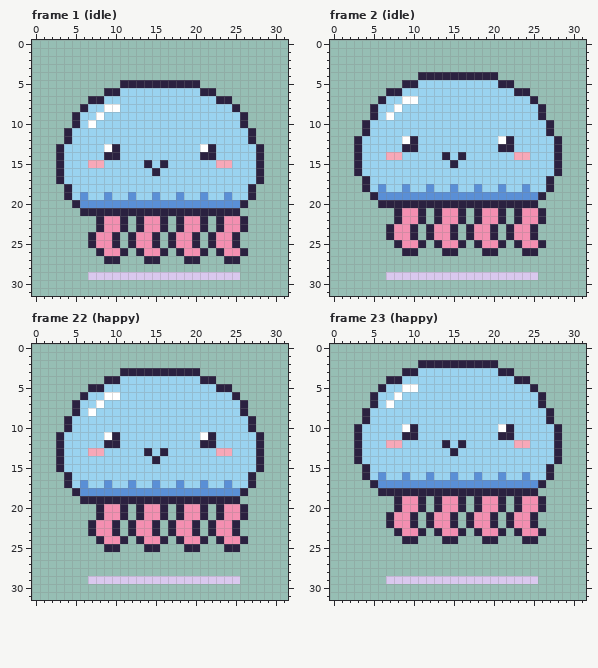
Pixel-art file, stored at art/characters/ocean/jellop.aseprite. Above: the version before the commit.
32x32 pixels, 28 frames. Shown: frame 1 (idle), frame 2 (idle), frame 22 (happy), frame 23 (happy). The commit also changed other frames, which this record leaves out.
And afterwards:
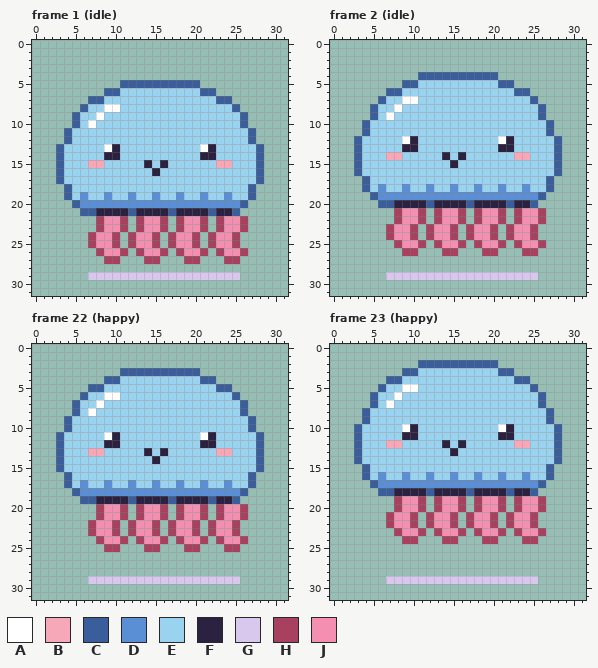
Palette (. is transparent): A #ffffff  B #f7a8b8  C #3a5d9c  D #5a8fd6  E #9ad3f0  F #2b2140  G #d9c8ee  H #a8405f  J #f48fb1
The exact change:
Changed rows in their new state; - is an unchanged pixel.
Frame 1 (idle), layer "pet":
first column x 3:
 5 --------CCCCCCCCCC--------
 6 ------CC----------CC------
 7 ----CC--------------CC----
 8 ---C------------------C---
 9 --C--------------------C--
10 --C--------------------C--
11 -C----------------------C-
12 -C----------------------C-
13 C------------------------C
14 C------------------------C
15 C------------------------C
16 C------------------------C
17 C------------------------C
18 -C----------------------C-
19 -C----------------------C-
20 --C--------------------C--
21 ---CC----C----C----C--C---
22 -----H--H-H--H-H--H-H--H--
23 -----H--H-H--H-H--H-H--H--
24 ----H--H-H--H-H--H-H--H---
25 ----H--H-H--H-H--H-H--H---
26 -----H--H-H--H-H--H-H--H--
27 ------HH---HH---HH---HH---
Frame 2 (idle), layer "pet":
first column x 3:
 4 --------CCCCCCCCCC--------
 5 ------CC----------CC------
 6 ----CC--------------CC----
 7 ---C------------------C---
 8 --C--------------------C--
 9 --C--------------------C--
10 -C----------------------C-
11 -C----------------------C-
12 C------------------------C
13 C------------------------C
14 C------------------------C
15 C------------------------C
16 C------------------------C
17 -C----------------------C-
18 -C----------------------C-
19 --C--------------------C--
20 ---CC----C----C----C--C---
21 -----H--H-H--H-H--H-H--H--
22 -----H--H-H--H-H--H-H--H--
23 ----H--H-H--H-H--H-H--H---
24 ----H--H-H--H-H--H-H--H---
25 -----H--H-H--H-H--H-H--H--
26 ------HH---HH---HH---HH---
Frame 22 (happy), layer "pet":
first column x 3:
 3 --------CCCCCCCCCC--------
 4 ------CC----------CC------
 5 ----CC--------------CC----
 6 ---C------------------C---
 7 --C--------------------C--
 8 --C--------------------C--
 9 -C----------------------C-
10 -C----------------------C-
11 C------------------------C
12 C------------------------C
13 C------------------------C
14 C------------------------C
15 C------------------------C
16 -C----------------------C-
17 -C----------------------C-
18 --C--------------------C--
19 ---CC----C----C----C--C---
20 -----H--H-H--H-H--H-H--H--
21 -----H--H-H--H-H--H-H--H--
22 ----H--H-H--H-H--H-H--H---
23 ----H--H-H--H-H--H-H--H---
24 -----H--H-H--H-H--H-H--H--
25 ------HH---HH---HH---HH---
Frame 23 (happy), layer "pet":
first column x 3:
 2 --------CCCCCCCCCC--------
 3 ------CC----------CC------
 4 ----CC--------------CC----
 5 ---C------------------C---
 6 --C--------------------C--
 7 --C--------------------C--
 8 -C----------------------C-
 9 -C----------------------C-
10 C------------------------C
11 C------------------------C
12 C------------------------C
13 C------------------------C
14 C------------------------C
15 -C----------------------C-
16 -C----------------------C-
17 --C--------------------C--
18 ---CC----C----C----C--C---
19 -----H--H-H--H-H--H-H--H--
20 -----H--H-H--H-H--H-H--H--
21 ----H--H-H--H-H--H-H--H---
22 ----H--H-H--H-H--H-H--H---
23 -----H--H-H--H-H--H-H--H--
24 ------HH---HH---HH---HH---
